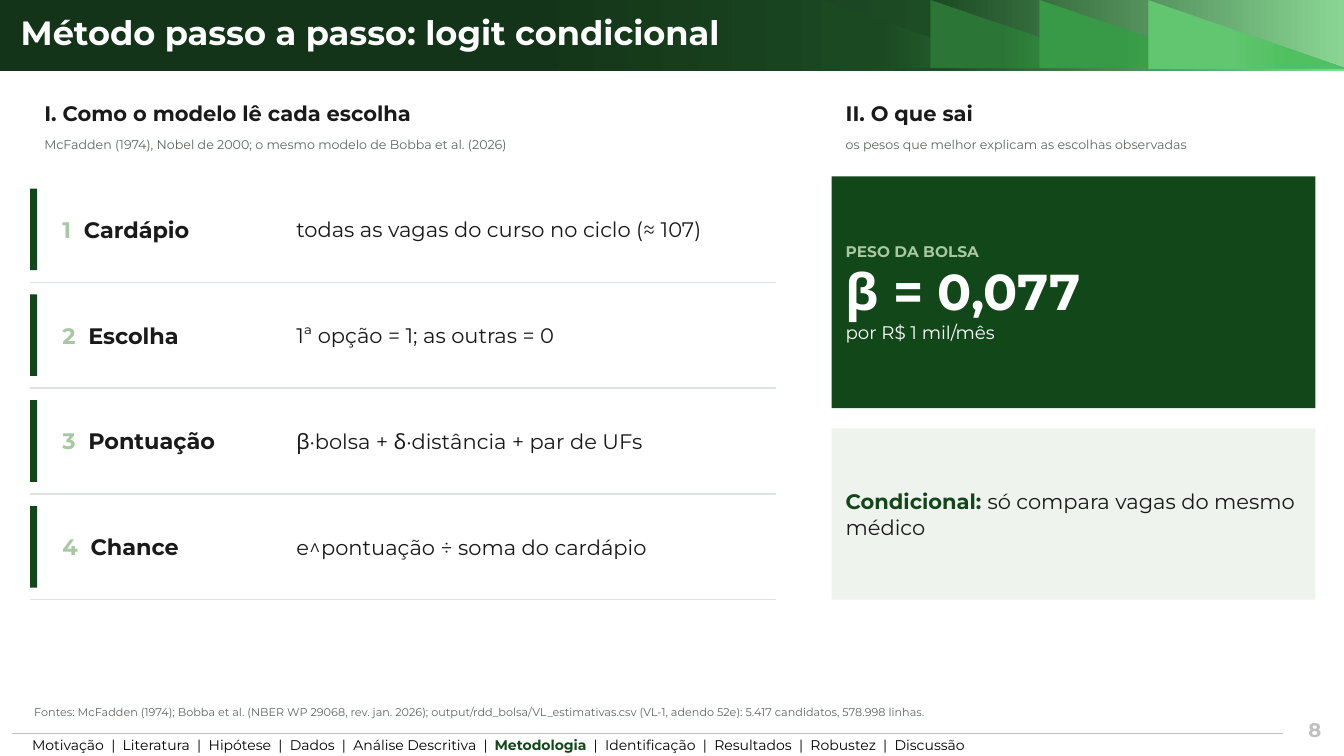
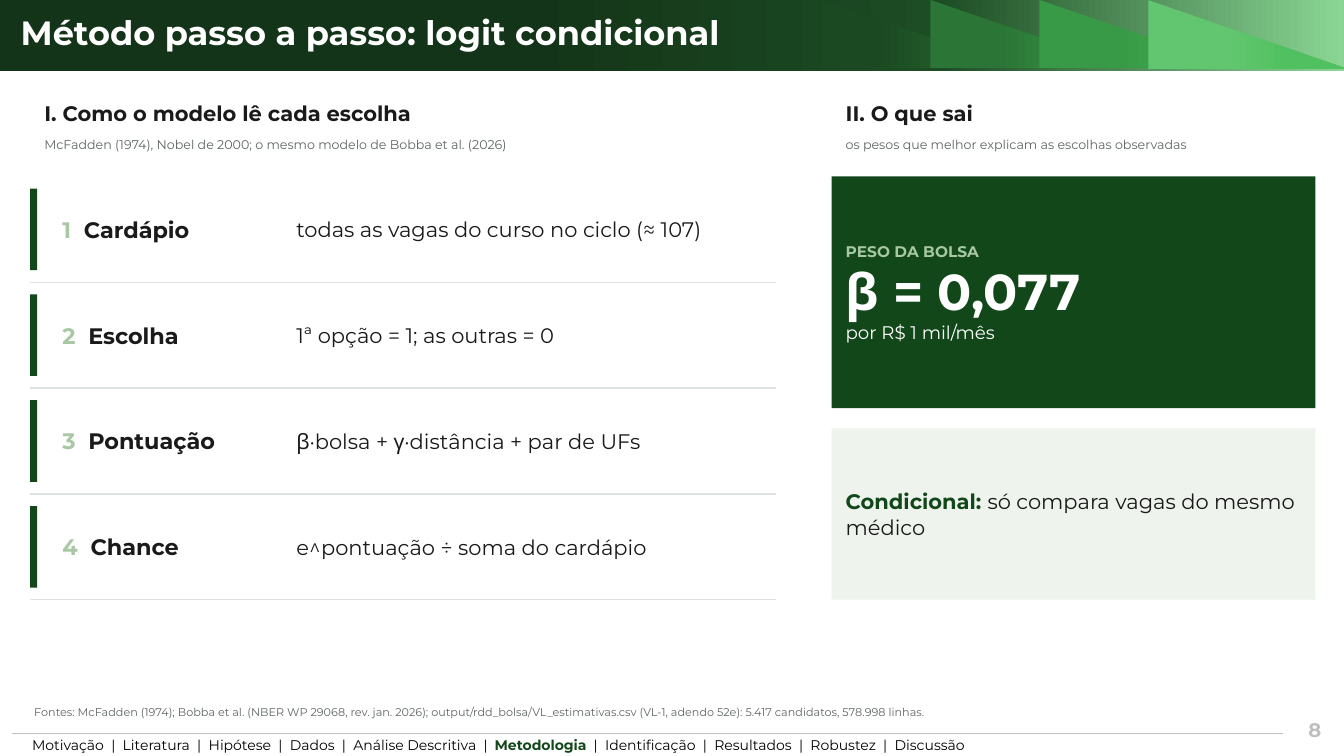
Before and after one commit to ka1victor/impact-eval-health-econ-pmme, a slide deck: slide 8 of output/apresentacao_banca_final/deck_banca_final.pptx. Drawn at 1344x756 pixels with LibreOffice and Linux fonts; fonts in the diff are those of the drawing; background and template pictures are left out. Boxes give left, top, right and bottom in pixels: in the first picture for what was removed or moved away, otherwise in the second. Text is boxed around its words. In the diff, an @@ line names an element or a change of style, - is before the commit and + after.

```diff
--- a/output/apresentacao_banca_final/deck_banca_final.pptx
+++ b/output/apresentacao_banca_final/deck_banca_final.pptx
@@ text at (x1=296, y1=433, x2=641, y2=454): text changed @@
-β·bolsa + δ·distância + par de UFs
+β·bolsa + γ·distância + par de UFs
```
Also in this commit, not shown: 9 other slides changed, 9 other files.
